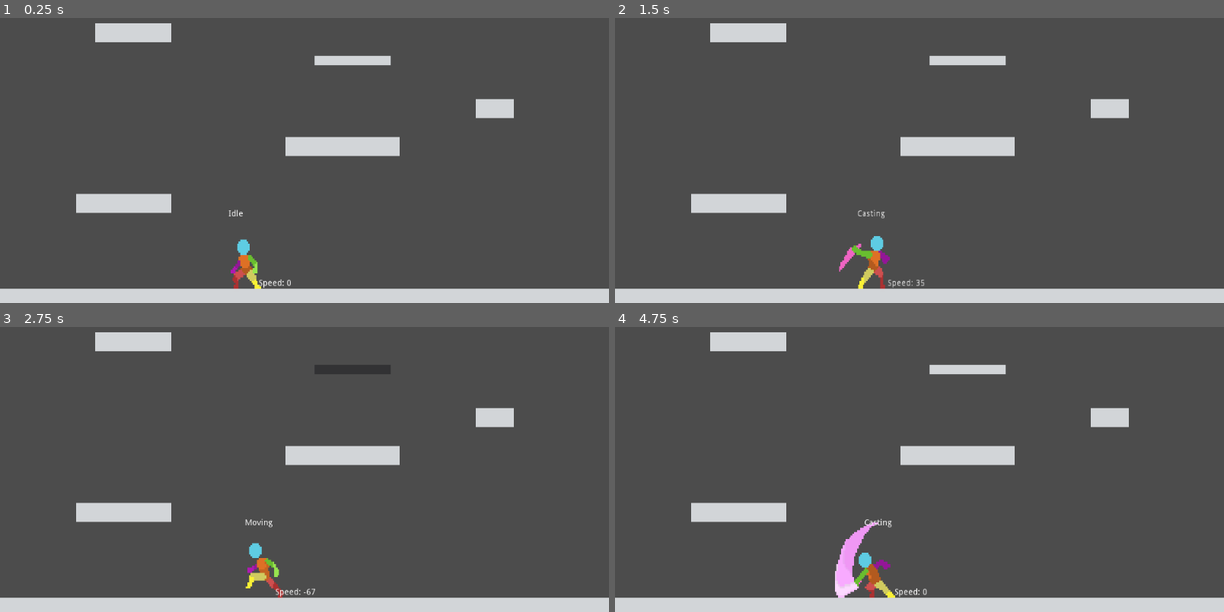
Above: before the commit, frames 1-4 (two rows, left to right).
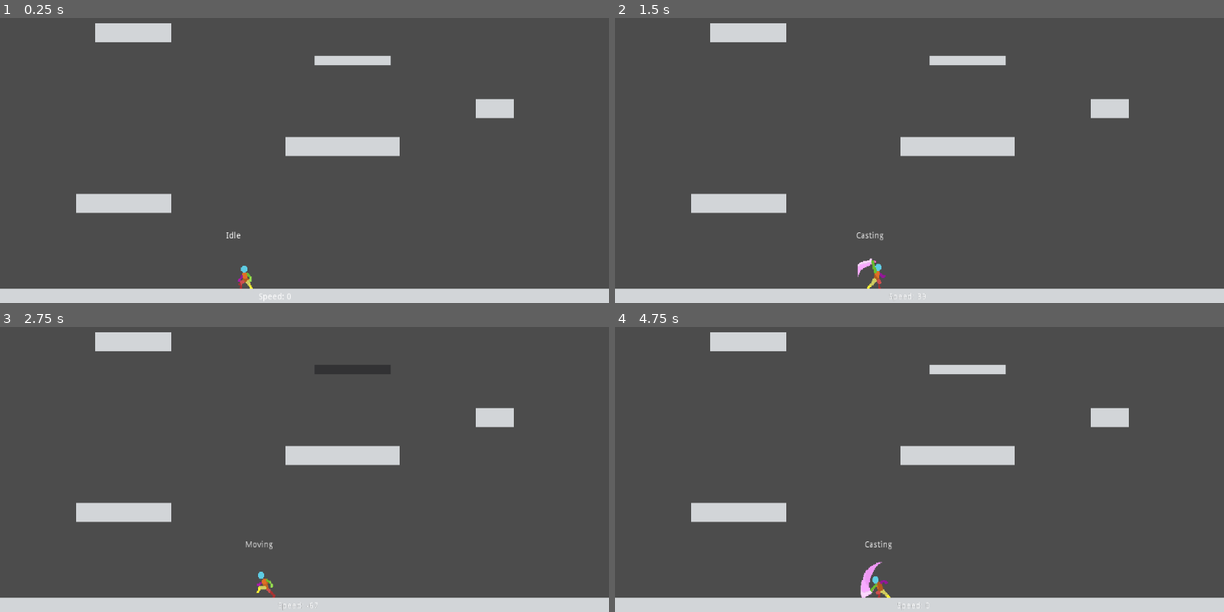
Above: after the commit, the same moments.

Repository: Santyru-C/godot3-FSM
Game: Godot game, scene res://scenes/TestGrounds.tscn
The game is run twice, just before and just after one commit, with the same random seed, the same clock (stepped at 60 frames per second) and the same inputs.
Inputs:
- Up to frame 1 (0.25 s): no input
- Up to frame 2 (1.5 s): tap Enter (ui_accept) at 0.5, 0.77 s; hold C (cast_spell) 0.53-1.28 s; hold Right (ui_right) from 0.53 s (still down); tap C (cast_spell) at 1.35 s
- Up to frame 3 (2.75 s): tap Enter (ui_accept) at 1.52 s; release Right (ui_right) at 2.03 s; hold Left (ui_left) from 2.03 s (still down); hold C (cast_spell) from 2.03 s (still down)
- Up to frame 4 (4.75 s): release Left (ui_left) at 2.78 s; release C (cast_spell) at 2.78 s; hold Right (ui_right) 2.78-4.28 s; tap C (cast_spell) at 2.85, 4.35 s; tap Enter (ui_accept) at 3.02, 3.77, 4.52 s; hold C (cast_spell) 3.53-4.28 s; hold Left (ui_left) from 4.28 s (still down)

The runs differ from the first frame. In frame 1, 0.6% of the frame differs, in the area x 37-48%, y 67-100%; in frame 2, 0.9%; in frame 3, 0.7%; in frame 4, 1.4%, in the area x 36-52%, y 67-99%.

Commit message:
update character

Diff:
--- a/FSM/scenes/character/Character.gd
+++ b/FSM/scenes/character/Character.gd
@@ -64,7 +64,6 @@
 func _physics_process(delta):
 	update_input()
 
-	print(self.is_on_floor())
 	if direction.x != 0:
 		last_direction = direction.x
 	apply_gravity(delta)
--- a/FSM/scenes/character/Character.tscn
+++ b/FSM/scenes/character/Character.tscn
@@ -20,7 +20,7 @@
 [ext_resource path="res://resources/sprites/character-prototype/sword-attack1.png" type="Texture" id=18]
 
 [sub_resource type="RectangleShape2D" id=1]
-extents = Vector2( 32, 48 )
+extents = Vector2( 16, 24 )
 
 [sub_resource type="Animation" id=2]
 length = 0.001
@@ -527,15 +527,17 @@
 
 [node name="Character" type="KinematicBody2D"]
 script = ExtResource( 9 )
+max_jump_height = 50
+t_max_height = 0.25
 
 [node name="Sprite" type="Sprite" parent="."]
-position = Vector2( 9.53674e-07, -4 )
-scale = Vector2( 2.66667, 3.16667 )
-texture = ExtResource( 18 )
+position = Vector2( 0, 1.66893e-06 )
+scale = Vector2( 1.33334, 1.5 )
+texture = ExtResource( 5 )
 hframes = 10
+frame = 3
 
 [node name="CollisionShape2D" type="CollisionShape2D" parent="."]
-position = Vector2( 2, -1 )
 shape = SubResource( 1 )
 
 [node name="AnimationPlayer" type="AnimationPlayer" parent="."]
@@ -590,10 +592,10 @@
 [node name="Metters" type="Node2D" parent="."]
 
 [node name="StateDebugLabel" type="Label" parent="Metters"]
-margin_left = -28.0
-margin_top = -86.0
-margin_right = 78.0
-margin_bottom = -56.0
+margin_left = -32.0
+margin_top = -72.0
+margin_right = 74.0
+margin_bottom = -42.0
 script = ExtResource( 13 )
 state_machine_path = NodePath("../../CharacterStateMachine")
 
